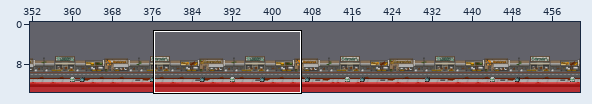
Tiled map: Clay/Resources/levels/real_level_6.tmx. The picture above shows the old version from afar; the outline marks the close-up.
Close-up. First the earlier version:
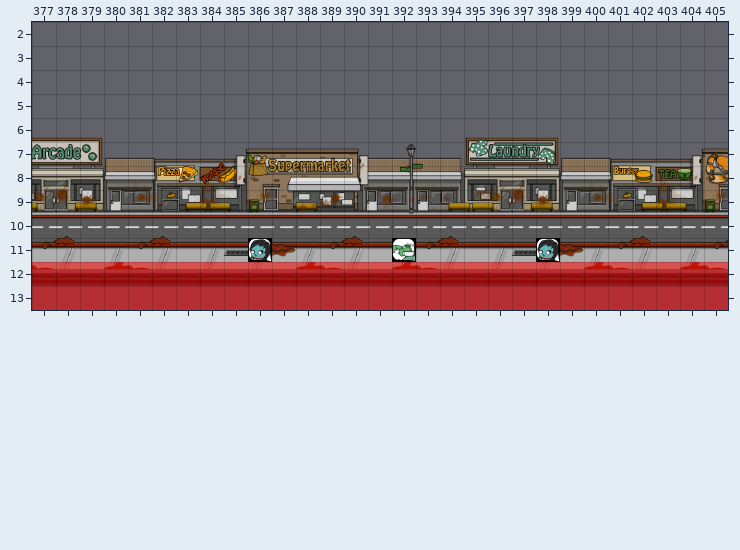
Cells are 64x64 px. Shown: x 377..405, y 2..13. The commit also changed other parts of the map, which this record leaves out. The commit also replaced the tileset; all pictures use the new one.
Now the later version:
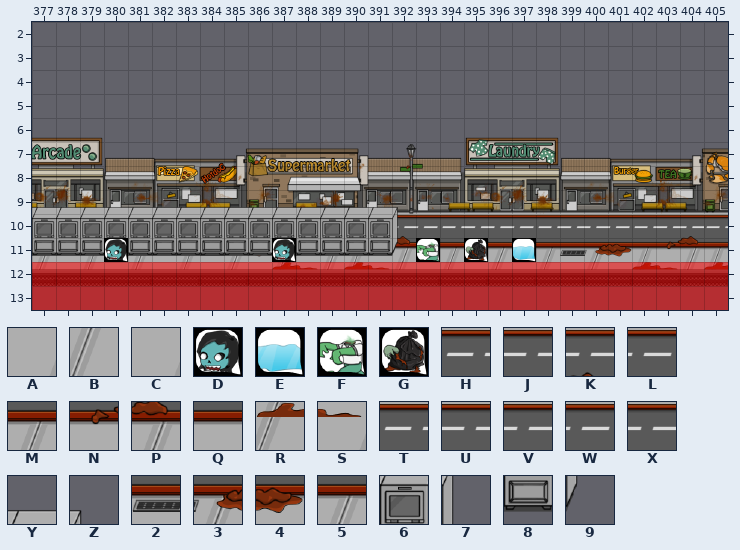
Key: from "City": A 181, B 182, C 183; from "Icons": D 23, E 25, F 26, G 27; from "Zombie": H 140, J 141, K 142, L 143, M 160, N 161, P 162, Q 163, R 180, S 181, T 200, U 201, V 202, W 203, X 206, Y 215, Z 216, 2 221, 3 222, 4 223, 5 226, 6 235, 7 236, 8 255, 9 256.
_ is an empty cell.
Tiles of an added or newly shown layer are drawn over the layers below it.
Change:
Layer "back-2":
Tile 2 gives way to one hidden under a higher layer in row 11 at x 397.
Tile 4 gives way to one hidden under a higher layer in row 11 at x 387.
Tile M gives way to one hidden under a higher layer in row 11 at x 380.
Tile N gives way to one hidden under a higher layer in row 11 at x 393.
Tile Q gives way to one hidden under a higher layer in row 11 at x 395.
Tile 4 becomes tile 2 in row 11 at x 399.
Tile M becomes tile 2 in row 11 at x 384.
Tile 2 becomes tile 3 in row 11 at x 385.
Tile M becomes tile 3 in row 11 at x 400.
The author put tile 4 in row 11 at x 386.
Tile N becomes tile 4 in row 11 at x 401.
Tile M becomes tile 5 in row 11 at x 396.
Tile N becomes tile 5 in row 11 at x 381.
Tile R becomes tile A in row 12 at x 380.
Tile R becomes tile B in row 12 at x 392, 400 and 404.
Tile S becomes tile B in row 12 at x 377, 381 and 389.
Tile S becomes tile C in row 12 at x 393 and 401.
Tile J becomes tile H in row 10 at x 405.
Tile K becomes tile H in row 10 at x 390, 394 and 402.
Tile L becomes tile H in row 10 at x 379.
Tile W becomes tile H in row 10 at x 387.
Tile H becomes tile J in row 10 at x 380 and 388.
Tile L becomes tile J in row 10 at x 391, 395 and 403.
Tile H becomes tile K in row 10 at x 392 and 404.
Tile J becomes tile K in row 10 at x 377 and 389.
Tile J becomes tile L in row 10 at x 393.
Tile K becomes tile L in row 10 at x 378 and 382.
Tile U becomes tile L in row 10 at x 397.
The author put tile M in row 11 at x 398.
Tile N becomes tile M in row 11 at x 405.
Tile P becomes tile M in row 11 at x 390, 394 and 402.
Tile Q becomes tile M in row 11 at x 379 and 383.
Tile M becomes tile N in row 11 at x 388.
Tile Q becomes tile N in row 11 at x 391 and 403.
The author put tile P in row 11 at x 392.
Tile M becomes tile P in row 11 at x 404.
Tile N becomes tile P in row 11 at x 377 and 389.
Tile P becomes tile Q in row 11 at x 378 and 382.
Tile B becomes tile R in row 12 at x 390 and 402.
Tile C becomes tile R in row 12 at x 387.
Tile S becomes tile R in row 12 at x 405.
Tile C becomes tile S in row 12 at x 391 and 403.
Tile R becomes tile S in row 12 at x 388.
Tile L becomes tile T in row 10 at x 383.
Tile V becomes tile T in row 10 at x 398.
Tile T becomes tile U in row 10 at x 384.
Tile W becomes tile U in row 10 at x 399.
Tile H becomes tile V in row 10 at x 400.
Tile U becomes tile V in row 10 at x 385.
Tile J becomes tile W in row 10 at x 401.
Tile V becomes tile W in row 10 at x 386.
Tile J becomes tile X in row 10 at x 381.
Tile T becomes tile X in row 10 at x 396.
Layer "NewspaperBox" (added):
The author put tile 6 in row 10 at x 377 to 391.
The author put tile 7 in row 10 at x 392.
The author put tile 8 in row 11 at x 377 to 379, 381 to 386 and 388 to 391.
The author put tile 9 in row 11 at x 392.
The author put tile Y in row 9 at x 377 to 391.
The author put tile Z in row 9 at x 392.
Layer "objects":
The author put tile D in row 11 at x 380 and 387.
The author put tile E in row 11 at x 397.
The author put tile F in row 11 at x 393.
The author put tile G in row 11 at x 395.
The edit erases tile D in row 11 at x 386 and 398.
The edit erases tile F in row 11 at x 392.
Boxes around the changes in both close-ups, in picture pixels (x1, y1, x2, y2):
changed: (32, 207, 728, 270)
